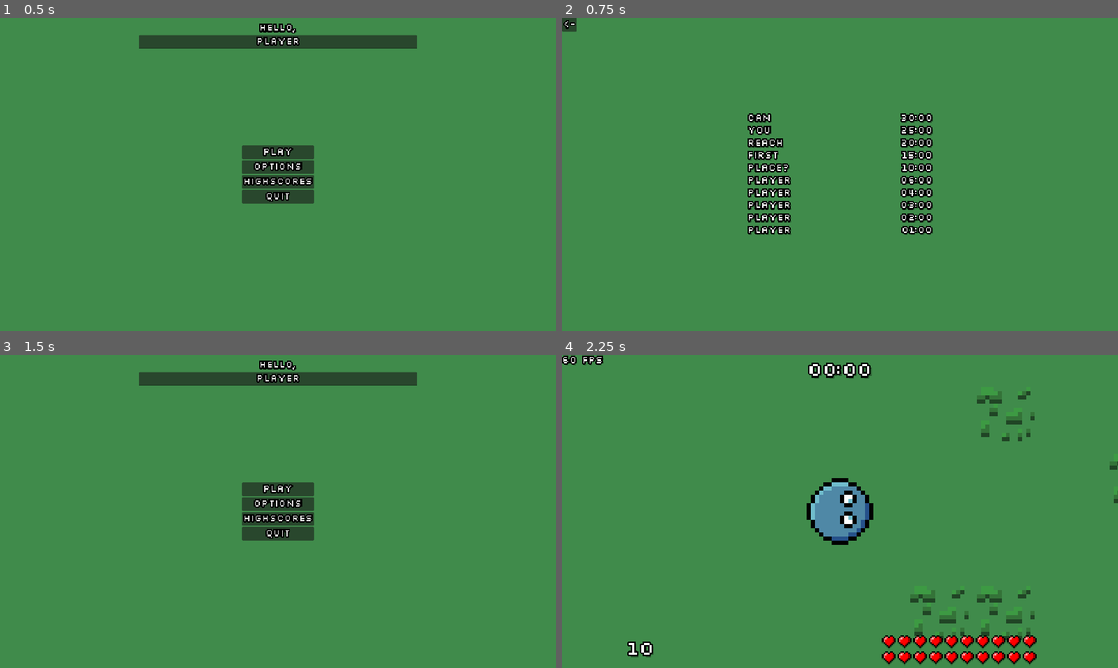
Above: before the commit, frames 1-4 (two rows, left to right).
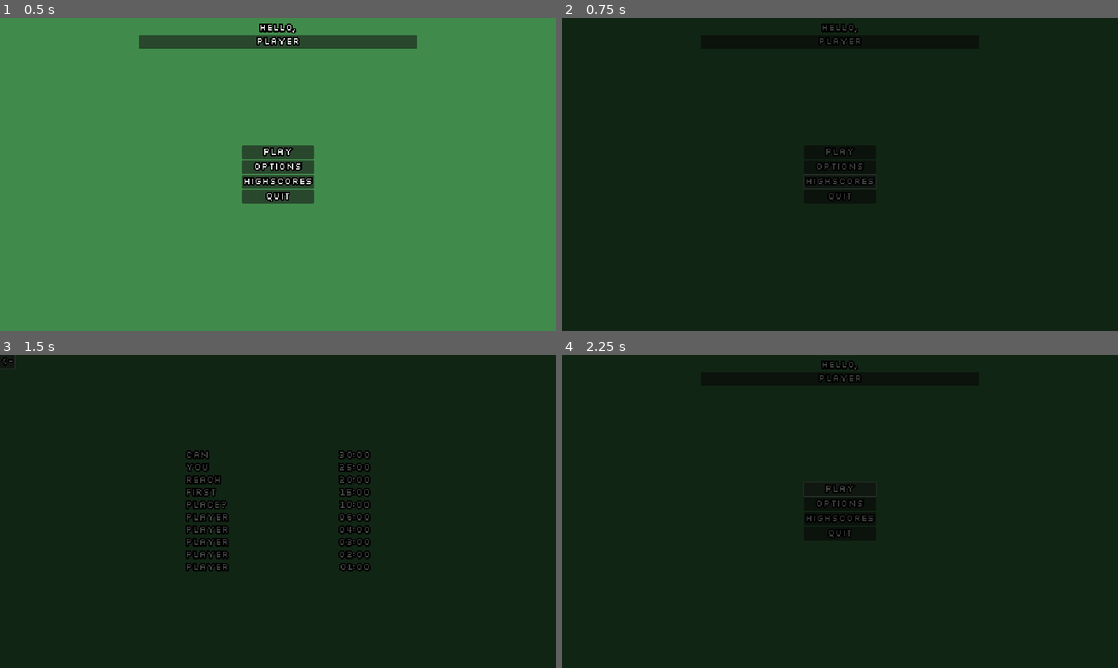
Above: after the commit, the same moments.

Repository: veprogames/top-down-incremental
Game: Godot game, scene res://main_menu/main_menu.tscn
Same seed, same stepped clock (60 frames per second), same inputs: the game is played once before the commit and once after it.
Inputs:
- Up to frame 1 (0.5 s): no input
- Up to frame 2 (0.75 s): click "Highscores" at 0.5 s
- Up to frame 3 (1.5 s): click "<-" at 1.25 s
- Up to frame 4 (2.25 s): click "Play" at 2 s

Frame 1 is identical in both runs. In frame 2, 100% of the frame differs, in the area x 0-100%, y 0-100%; in frame 3, 100%; in frame 4, 99%.

Commit message:
scene switching fade animation

Diff:
--- /dev/null
+++ b/global/scene_switcher_node.gd
@@ -0,0 +1,53 @@
+class_name SceneSwitcher
+extends Node
+
+signal scene_changed
+
+@onready var color_rect: ColorRect = $CanvasLayerOverlay/ColorRect
+
+var locked: bool = false
+
+func _change(scene: PackedScene) -> void:
+	if locked:
+		return
+
+	locked = true
+
+	var tween: Tween = create_tween()
+	tween.tween_property(color_rect, ^"color", Color.BLACK, 0.25) \
+		.set_ease(Tween.EASE_IN_OUT)
+	tween.tween_callback(func() -> void:
+		get_tree().change_scene_to_packed(scene)
+	)
+	tween.tween_property(color_rect, ^"color", Color.BLACK * 0.0, 0.25) \
+		.set_ease(Tween.EASE_IN_OUT)
+
+	await tween.finished
+	locked = false
+
+	scene_changed.emit()
+
+
+func _quit() -> void:
+	if locked:
+		return
+
+	locked = true
+
+	var tween: Tween = create_tween()
+	tween.tween_property(color_rect, ^"color", Color.BLACK, 0.25) \
+		.set_ease(Tween.EASE_IN_OUT)
+	await tween.finished
+	get_tree().quit()
+
+
+# additional static functions with typing to circumvent inferred type warnings
+
+static func change(scene: PackedScene) -> void:
+	var node: SceneSwitcher = SceneSwitcherNode as SceneSwitcher
+	node._change(scene)
+
+
+static func quit() -> void:
+	var node: SceneSwitcher = SceneSwitcherNode as SceneSwitcher
+	node._quit()
--- /dev/null
+++ b/global/scene_switcher_node.tscn
@@ -0,0 +1,18 @@
+[gd_scene load_steps=2 format=3 uid="uid://cr3leu83wpasb"]
+
+[ext_resource type="Script" path="res://global/scene_switcher_node.gd" id="1_3kc0a"]
+
+[node name="SceneSwitcherNode" type="Node"]
+script = ExtResource("1_3kc0a")
+
+[node name="CanvasLayerOverlay" type="CanvasLayer" parent="."]
+layer = 100
+
+[node name="ColorRect" type="ColorRect" parent="CanvasLayerOverlay"]
+anchors_preset = 15
+anchor_right = 1.0
+anchor_bottom = 1.0
+grow_horizontal = 2
+grow_vertical = 2
+mouse_filter = 2
+color = Color(0, 0, 0, 0)
--- a/highscore/highscore_menu.gd
+++ b/highscore/highscore_menu.gd
@@ -1,5 +1,7 @@
 class_name HighscoreMenu
 extends Node2D
+
+var MainMenuScene: PackedScene = load("res://main_menu/main_menu.tscn")
 
 @onready var ui_highscore_list: UIHighscoreList = $CanvasLayer/CenterContainer/UIHighscoreList
 
@@ -8,4 +10,4 @@
 
 
 func _on_button_back_pressed() -> void:
-	get_tree().change_scene_to_file("res://main_menu/main_menu.tscn")
+	SceneSwitcher.change(MainMenuScene)
--- a/level/ui/pause_menu.gd
+++ b/level/ui/pause_menu.gd
@@ -3,6 +3,7 @@
 
 signal options_pressed(menu: OptionsMenu)
 
+static var MainMenuScene: PackedScene = preload("res://main_menu/main_menu.tscn")
 static var Scene: PackedScene = preload("res://level/ui/pause_menu.tscn")
 
 @onready var tree: SceneTree = get_tree()
@@ -29,8 +30,8 @@
 
 
 func _on_button_main_menu_pressed() -> void:
+	SceneSwitcher.change(MainMenuScene)
 	tree.paused = false
-	tree.change_scene_to_file("res://main_menu/main_menu.tscn")
 
 
 static func create() -> PauseMenu:
--- a/main_menu/main_menu.gd
+++ b/main_menu/main_menu.gd
@@ -1,5 +1,8 @@
 class_name MainMenu
 extends Node2D
+
+var LevelScene: PackedScene = preload("res://level/level.tscn")
+var HighscoreScene: PackedScene = preload("res://highscore/highscore_menu.tscn")
 
 @onready var canvas_layer: CanvasLayer = $CanvasLayer
 @onready var line_edit_player_name: LineEdit = $CanvasLayer/VBoxContainer2/LineEditPlayerName
@@ -12,12 +15,12 @@
 
 
 func _on_button_play_pressed() -> void:
-	get_tree().change_scene_to_file("res://level/level.tscn")
+	SceneSwitcher.change(LevelScene)
 	Game.save_game()
 
 
 func _on_button_quit_pressed() -> void:
-	get_tree().quit()
+	SceneSwitcher.quit()
 	Game.save_game()
 
 
@@ -26,7 +29,7 @@
 
 
 func _on_button_highscores_pressed() -> void:
-	get_tree().change_scene_to_file("res://highscore/highscore_menu.tscn")
+	SceneSwitcher.change(HighscoreScene)
 
 
 func _on_line_edit_player_name_text_changed(new_text: String) -> void:
--- a/project.godot
+++ b/project.godot
@@ -19,6 +19,7 @@
 
 Events="*res://global/events.gd"
 GlobalSound="*res://global/global_sound.gd"
+SceneSwitcherNode="*res://global/scene_switcher_node.tscn"
 
 [debug]
 
